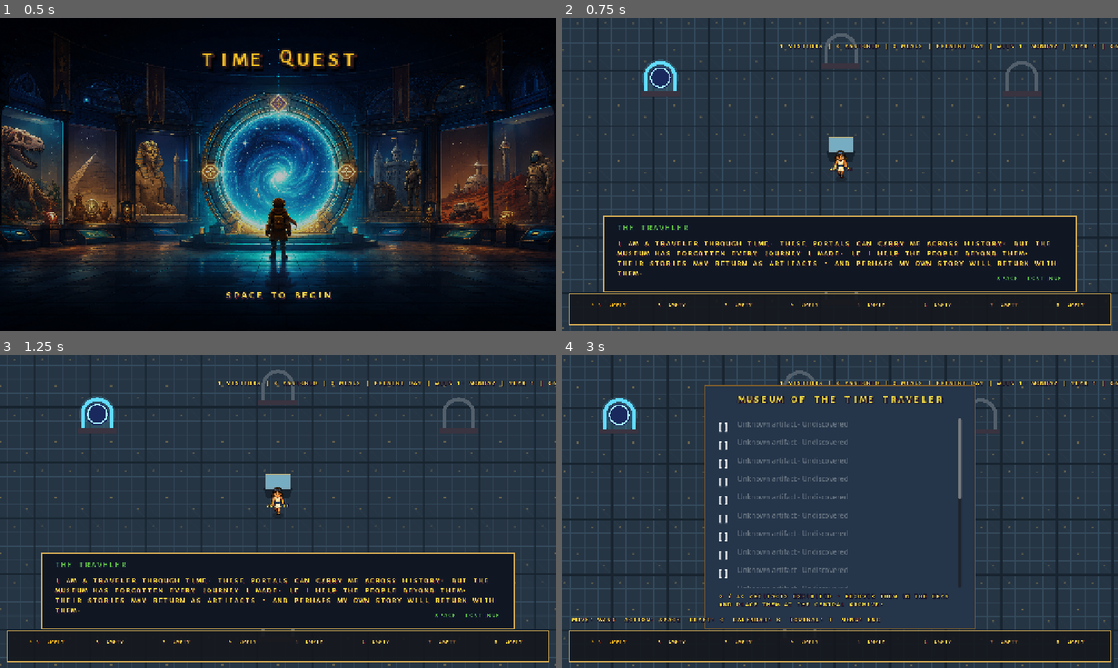
Above: before the commit, frames 1-4 (two rows, left to right).
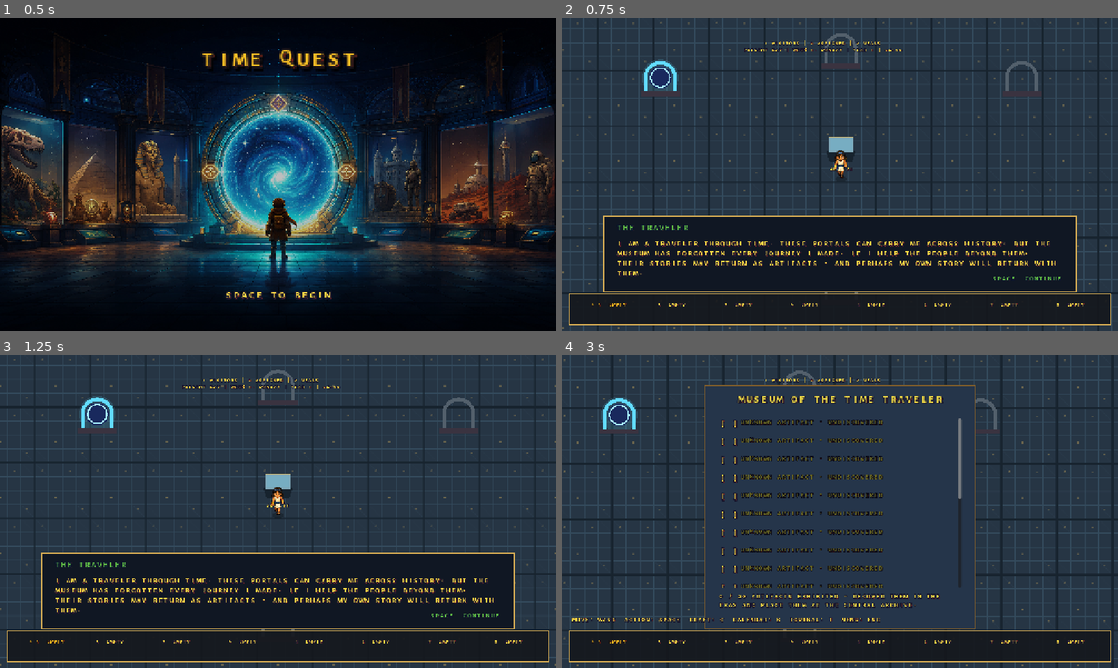
Above: after the commit, the same moments.

Repository: danisanchezcrespo/stardew
Game: Godot game, scene res://main.tscn
Same seed, same stepped clock (60 frames per second), same inputs: the game is played once before the commit and once after it.
Inputs (mouse positions are in pixels of both pictures, inside the frame that each line leads up to):
- Up to frame 1 (0.5 s): no input
- Up to frame 2 (0.75 s): tap Enter at 0.5 s; move the mouse to (962, 158) at 0.52 s; hold D (move_right) from 0.53 s (still down); hold Space (craft_confirm) from 0.53 s (still down); click (962, 158) at 0.67 s
- Up to frame 3 (1.25 s): keep holding D (move_right); keep holding Space (craft_confirm)
- Up to frame 4 (3 s): move the mouse to (728, 527) at 1.27 s; release D (move_right) at 1.28 s; release Space (craft_confirm) at 1.28 s; hold S (menu_down) 1.28-2.03 s; tap Tab (next_villager) at 1.35 s; tap Space (craft_confirm) at 2 s; move the mouse to (895, 442) at 2.02 s; hold D (move_right) 2.03-2.78 s; hold B (open_calendar) 2.03-2.78 s; move the mouse to (812, 574) at 2.77 s; hold W (menu_up) from 2.78 s (still down); tap M (open_collection) at 2.85 s; click (812, 574) at 2.92 s

Frame 1 is identical in both runs. In frame 2, 0.7% of the frame differs, in the area x 32-100%, y 7-84%; in frame 3, 0.7%; in frame 4, 5.1%, in the area x 28-100%, y 7-81%.

Commit message:
Fix HUD buttons and weekend market

Diff:
--- a/godot/gameplay/main_game.gd
+++ b/godot/gameplay/main_game.gd
@@ -227,6 +227,7 @@
 var precipitation_layer: Node2D
 const VILLAGER_NAMES: Array[String] = ["Nefru", "Merit", "Hori", "Tia", "Bek", "Kiya", "Sabu", "Ipu", "Nebet", "Dagi"]
 var feedback_audio: AudioStreamPlayer
+var ui_theme: Theme
 
 
 func _ready() -> void:
@@ -240,7 +241,8 @@
 		scenario_path = PhysicalScenarioType.requested_path
 		PhysicalScenarioType.requested_path = ""
 	assert(scenario.load_from_path(scenario_path) == OK, "Physical scenario must load")
-	get_tree().root.theme = GameThemeType.create(scenario.theme)
+	ui_theme = GameThemeType.create(scenario.theme)
+	get_tree().root.theme = ui_theme
 	ground_texture = load(scenario.ground_texture_path) as Texture2D
 	path_texture = load(scenario.path_texture_path) as Texture2D if not scenario.path_texture_path.is_empty() else null
 	sand_color = scenario.sand_color
@@ -762,8 +764,11 @@
 	position_label.visible = false
 	layer.add_child(position_label)
 	population_label = Label.new()
-	population_label.position = Vector2(500, 58)
-	population_label.add_theme_font_size_override("font_size", 16)
+	population_label.position = Vector2(390, 52)
+	population_label.size = Vector2(420, 58)
+	population_label.horizontal_alignment = HORIZONTAL_ALIGNMENT_CENTER
+	population_label.autowrap_mode = TextServer.AUTOWRAP_WORD_SMART
+	population_label.add_theme_font_size_override("font_size", 13)
 	layer.add_child(population_label)
 	objective_label = Label.new()
 	objective_label.position = Vector2(420, 82)
@@ -837,6 +842,10 @@
 	help_label.add_theme_color_override("font_color", Color.WHITE)
 	help_label.add_theme_font_size_override("font_size", 16)
 	layer.add_child(help_label)
+	# CanvasLayer is not a Control, so explicitly seed every top-level HUD branch
+	# with the game theme. Dynamic buttons then inherit the light active style.
+	for child: Node in layer.get_children():
+		if child is Control: (child as Control).theme = ui_theme
 
 
 func _apply_scenario_panel_palette(node: Node) -> void:
@@ -3855,6 +3864,16 @@
 	return fraction >= 0.18 and fraction < 0.75
 
 
+func is_work_time_for(instance_id: String) -> bool:
+	var fraction := day_time_seconds / DAY_LENGTH_SECONDS
+	var definition: Variant = definition_for_instance(instance_id)
+	# The Village Market's weekly purpose is the weekend trade. It must not
+	# close on Sunday with a merchant assigned and valid stock already loaded.
+	if definition != null and str(definition.entity_id) == "MARKET":
+		return fraction >= 0.18 and fraction < 0.75
+	return is_work_time()
+
+
 func definition_for_instance(instance_id: String) -> Variant:
 	var placed: Variant = world_grid.entities_by_id.get(instance_id)
 	return placement_registry.get_entity(placed.definition_id) if placed != null else null
@@ -4125,7 +4144,7 @@
 		var happiness_text := ""
 		if living_timeline.enabled and not villagers.is_empty():
 			var happiness := village_happiness_metrics(); happiness_text = " | Joy %d avg / %d low" % [roundi(happiness.average), roundi(happiness.minimum)]
-		population_label.text = "%d %s | %d assigned | %d meals%s | %s | %02d:%02d%s" % [1 + villagers.size(), people_word, active, food, happiness_text, meta_progression.calendar_text(), (total_minutes / 60) % 24, total_minutes % 60, event_text]
+		population_label.text = "%d %s | %d assigned | %d meals%s\n%s | %02d:%02d%s" % [1 + villagers.size(), people_word, active, food, happiness_text, meta_progression.calendar_text(), (total_minutes / 60) % 24, total_minutes % 60, event_text]
 
 
 func _refresh_population_capacity() -> void:
--- a/godot/tests/test_diegetic_ux.gd
+++ b/godot/tests/test_diegetic_ux.gd
@@ -25,10 +25,17 @@
 	var home_id := _place_and_complete(game, "traveler_cottage_plan", Vector2i(10, 12))
 	game.day_time_seconds = game.DAY_LENGTH_SECONDS * 0.6
 	_expect(game.open_building_details(home_id) and game.building_context_button.text.contains("SLEEP"), "The Traveler's home must expose a Sleep button.", failures)
+	var active_button_style := game.building_context_button.get_theme_stylebox("normal") as StyleBoxFlat
+	_expect(active_button_style != null and active_button_style.bg_color.get_luminance() > 0.55, "Active panel buttons must use the clearly light visual style.", failures)
 	var wake_position: Vector2 = game.placed_targets[home_id].interaction_position()
-	game.building_details_context_action()
+	game.building_context_button.pressed.emit()
 	_expect(is_equal_approx(game.day_time_seconds, game.MORNING_TIME_SECONDS), "Sleeping through the home must wake the world at 07:00.", failures)
 	_expect(game.player.position.is_equal_approx(wake_position), "Sleeping must wake the player at the cottage's exterior use port.", failures)
+	game.close_day_summary()
+	var market_id := _place_and_complete(game, "market_plan", Vector2i(26, 12))
+	game.meta_progression.day = 7 # Sunday
+	game.day_time_seconds = game.DAY_LENGTH_SECONDS * 0.5
+	_expect(not game.is_work_time() and game.is_work_time_for(market_id), "The Village Market must trade on Sunday even while ordinary workshops rest.", failures)
 	game.queue_free(); await process_frame
 	if failures.is_empty(): print("PASS: diegetic UX"); quit(0); return
 	for failure: String in failures: push_error(failure)
--- a/godot/tests/test_villager_life.gd
+++ b/godot/tests/test_villager_life.gd
@@ -81,6 +81,7 @@
 	_expect(villager.state == "sleeping" and not villager.visible and villager.position.distance_to(villager.home_position) < 1.0, "At night a villager should disappear inside the home and sleep.", failures)
 	game._sleep_to_next_day()
 	_expect(is_equal_approx(game.day_time_seconds, game.MORNING_TIME_SECONDS) and villager.visible and villager.state != "sleeping", "Player sleep should advance to 07:00 and wake the household.", failures)
+
 	game_root.queue_free()
 	await process_frame
 
--- a/godot/world/population/villager.gd
+++ b/godot/world/population/villager.gd
@@ -191,7 +191,7 @@
 		_leave_workplace()
 		state = "blocked: workplace missing"
 		return
-	if not game.is_work_time():
+	if not game.is_work_time_for(str(task.target)):
 		_leave_workplace()
 		state = "off duty"
 		_move_to(home_position, delta)
